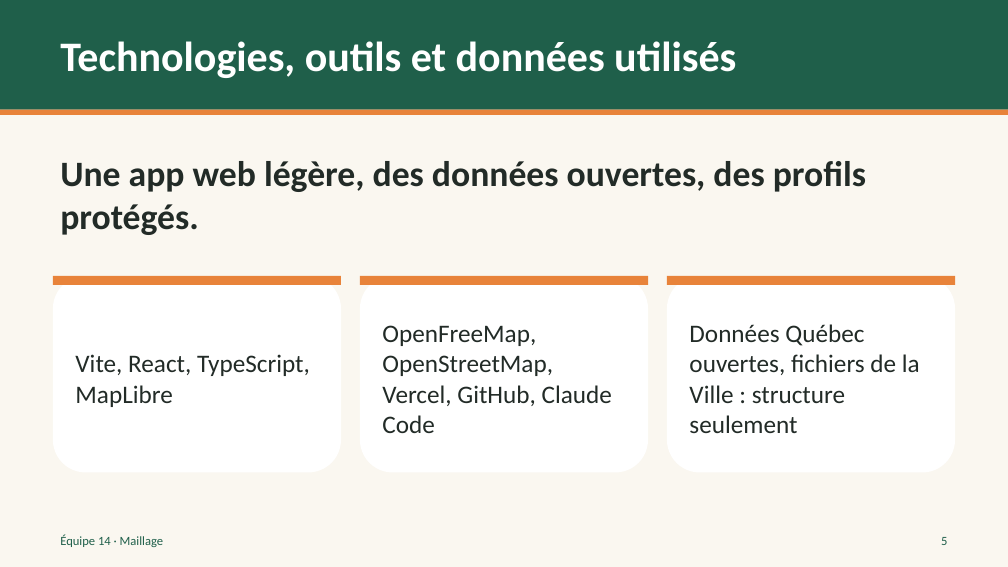
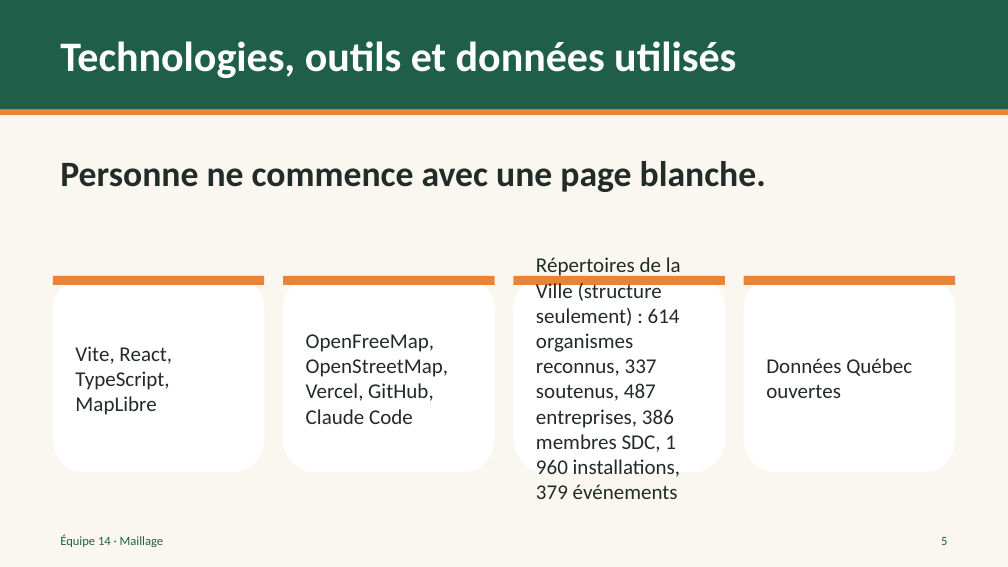
Before and after one commit to cianthiffault2006-png/hackathon-saint-roch-2026, a slide deck: slide 5 of docs/pitch/Maillage.pptx. Drawn at 1008x567 pixels with LibreOffice and Linux fonts; fonts in the diff are those of the drawing. Boxes give left, top, right and bottom in pixels: in the first picture for what was removed or moved away, otherwise in the second. Text is boxed around its words. In the diff, an @@ line names an element or a change of style, - is before the commit and + after.

Commit message:
Pitch: positionnement positif, nombres des répertoires, validation locale, portée, gouvernance, couleurs

```diff
--- a/docs/pitch/Maillage.pptx
+++ b/docs/pitch/Maillage.pptx
@@ text at (60, 161, 766, 192): text changed @@
-Une app web légère, des données ouvertes, des profils protégés.
+Personne ne commence avec une page blanche.
@@ text added at (536, 257, 681, 499), 20 pt, text #222B27 @@
+Répertoires de la Ville (structure seulement) : 614 organismes reconnus, 337 soutenus, 487 entreprises, 386 membres SDC, 1 960 installations, 379 événements
@@ rounded rectangle: place and size @@
-rounded rectangle at (53, 276, 341, 473)
+rounded rectangle at (53, 276, 265, 473)
@@ rectangle: place and size @@
-rectangle at (53, 276, 341, 285)
+rectangle at (53, 276, 265, 285)
@@ text "Vite, React, TypeScript, MapLibre" at (75, 346, 172, 415): size 24 to 20 pt @@
@@ rounded rectangle: place and size @@
-rounded rectangle at (360, 276, 648, 473)
+rounded rectangle at (284, 276, 495, 473)
@@ rectangle: place and size @@
-rectangle at (360, 276, 648, 285)
+rectangle at (284, 276, 495, 285)
@@ text "OpenFreeMap, OpenStreetMap, Vercel, GitHub, Claude ..." at (306, 334, 448, 424): size 24 to 20 pt @@
@@ text "OpenFreeMap, OpenStreetMap, Vercel, GitHub, Claude ...": place and size @@
-text "OpenFreeMap, OpenStreetMap, Vercel, GitHub, Claude ..." at (382, 325, 612, 433)
+text "OpenFreeMap, OpenStreetMap, Vercel, GitHub, Claude ..." at (306, 334, 448, 424)
@@ rounded rectangle added at (513, 276, 725, 473), fill #FFFFFF @@
@@ rectangle added at (513, 276, 725, 285), fill #E8833A @@
@@ rounded rectangle: place and size @@
-rounded rectangle at (667, 276, 955, 473)
+rounded rectangle at (744, 276, 956, 473)
@@ rectangle: place and size @@
-rectangle at (667, 276, 955, 285)
+rectangle at (744, 276, 956, 285)
@@ text at (766, 358, 912, 398): text changed; size 24 to 20 pt @@
-Données Québec ouvertes, fichiers de la Ville : structure seulement
+Données Québec ouvertes
```
Also in this commit, not shown: 1 other slide changed, 1 slide added, 1 slide removed, 3 other files.
